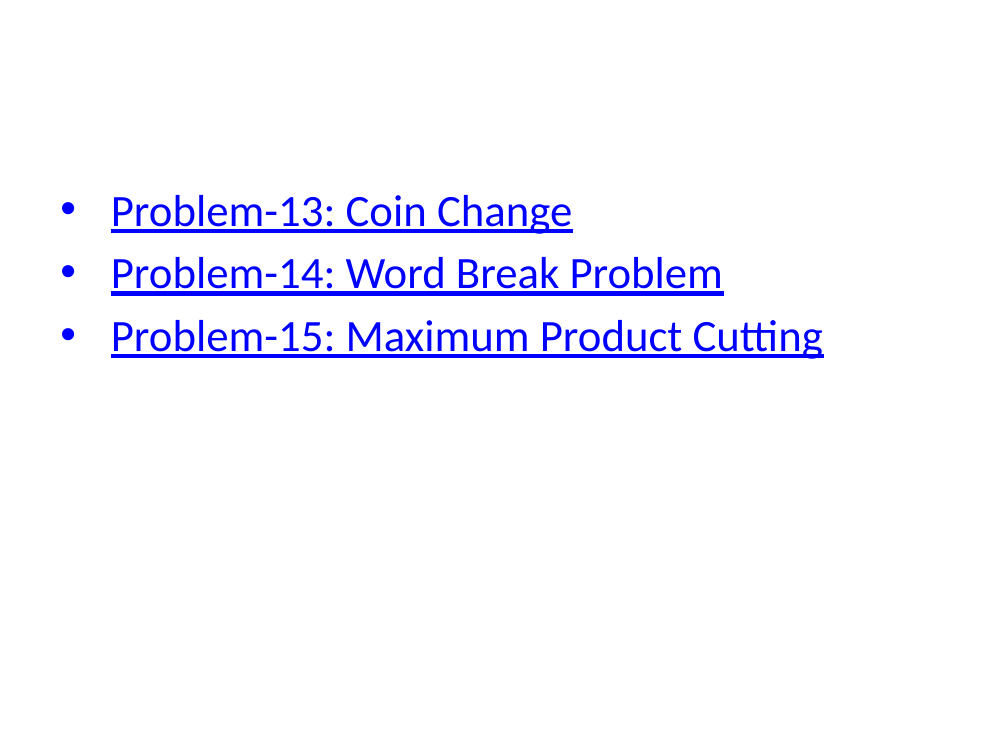
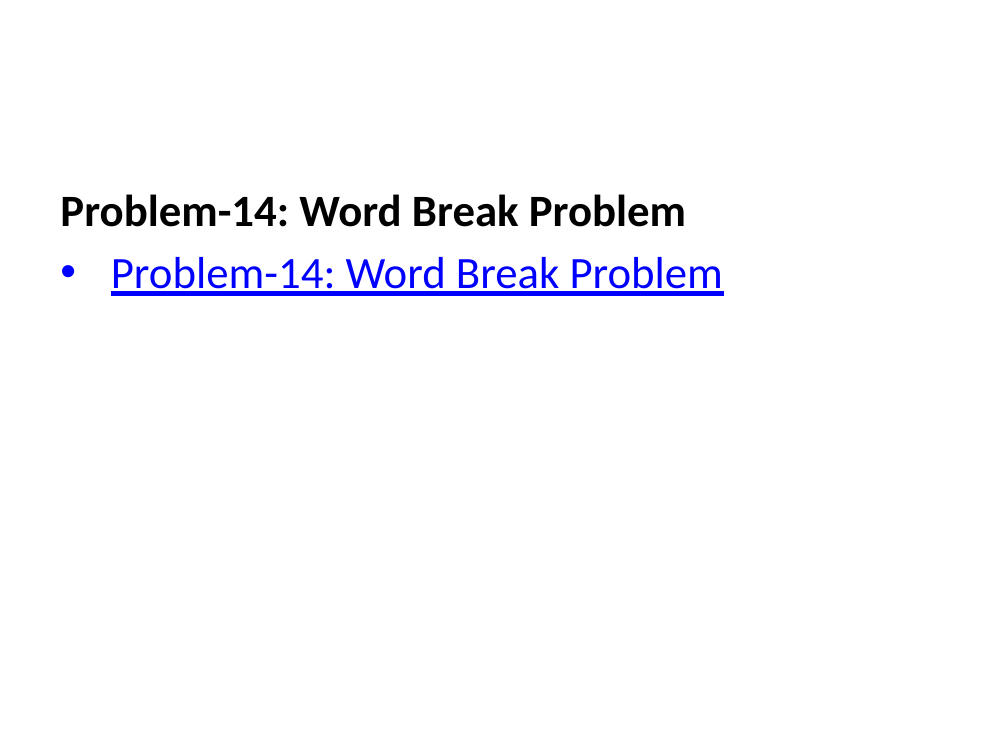
Before and after one commit to ucoruh/ce100-algorithms-and-programming-II, a slide deck: slide 145 of docs/week-6/ce100-week-6-lcs.tr.md_word.pptx (slide 99 before the commit). Drawn at 1008x756 pixels with LibreOffice and Linux fonts; fonts in the diff are those of the drawing. Boxes give left, top, right and bottom in pixels: in the first picture for what was removed or moved away, otherwise in the second. Text is boxed around its words. In the diff, an @@ line names an element or a change of style, - is before the commit and + after.

```diff
--- a/docs/week-6/ce100-week-6-lcs.tr.md_word.pptx
+++ b/docs/week-6/ce100-week-6-lcs.tr.md_word.pptx
@@ text at [60,194,686,227]: text colour #0000FF to #000000, bold on, underline off in "Problem-14: Word Break Problem"; bullet • to none; more space between paragraphs @@
@@ text at [111,195,572,234]: paragraph removed @@
-• Problem-13: Coin Change
@@ text at [111,257,723,296]: text changed @@
-• Problem-15: Maximum Product Cutting
+• Problem-14: Word Break Problem
```
Also in this commit, not shown: 7 other slides changed, 50 slides added, 11 other files.
